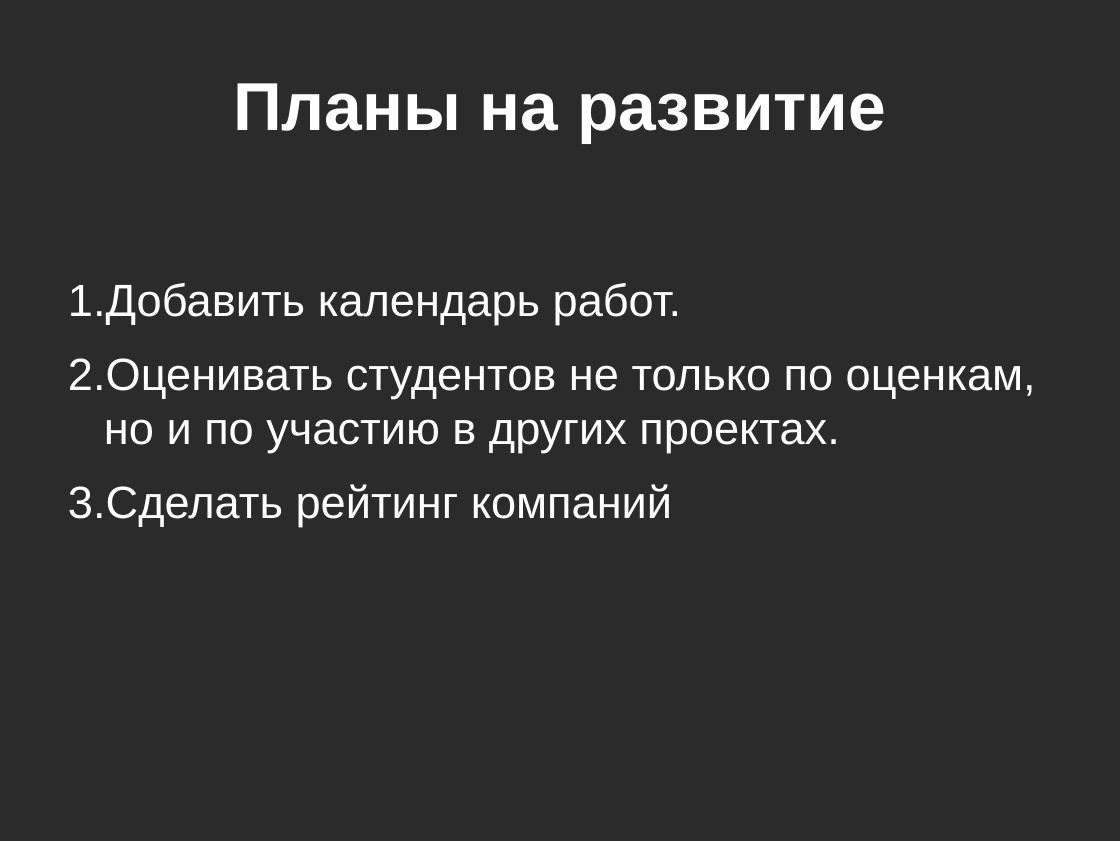
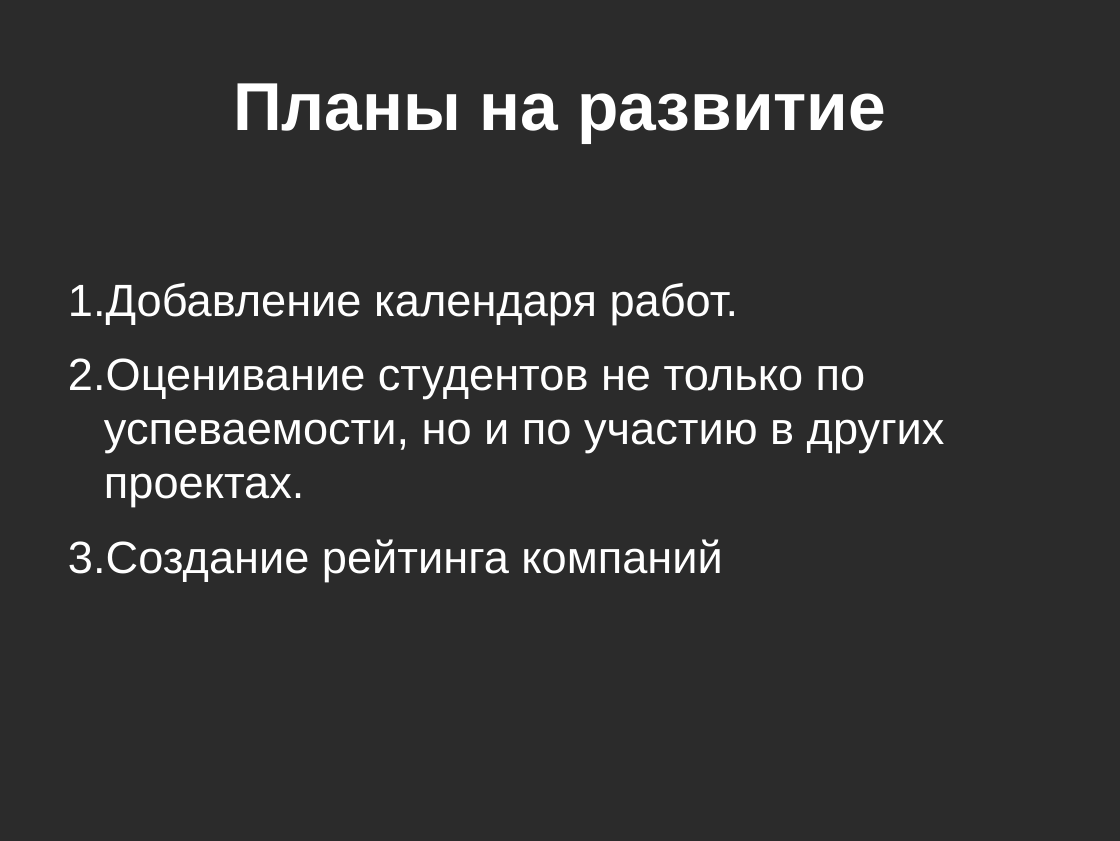
Before and after one commit to yashart/mipt_hunt, a slide deck: slide 7 of Infa-100.odp. Drawn at 1120x841 pixels with LibreOffice and Linux fonts; fonts in the diff are those of the drawing; background and template pictures are left out; a plain dark background stands for a picture behind light text. Boxes give left, top, right and bottom in pixels: in the first picture for what was removed or moved away, otherwise in the second. Text is boxed around its words. In the diff, an @@ line names an element or a change of style, - is before the commit and + after.

```diff
--- a/Infa-100.odp
+++ b/Infa-100.odp
@@ text at [68,283,945,581]: text changed @@
-1. Добавить календарь работ.
-2. Оценивать студентов не только по оценкам, но и по участию в других проектах.
-3. Сделать рейтинг компаний
+1. Добавление календаря работ.
+2. Оценивание студентов не только по успеваемости, но и по участию в других проектах.
+3. Создание рейтинга компаний
```
Also in this commit, not shown: 4 other slides changed.
